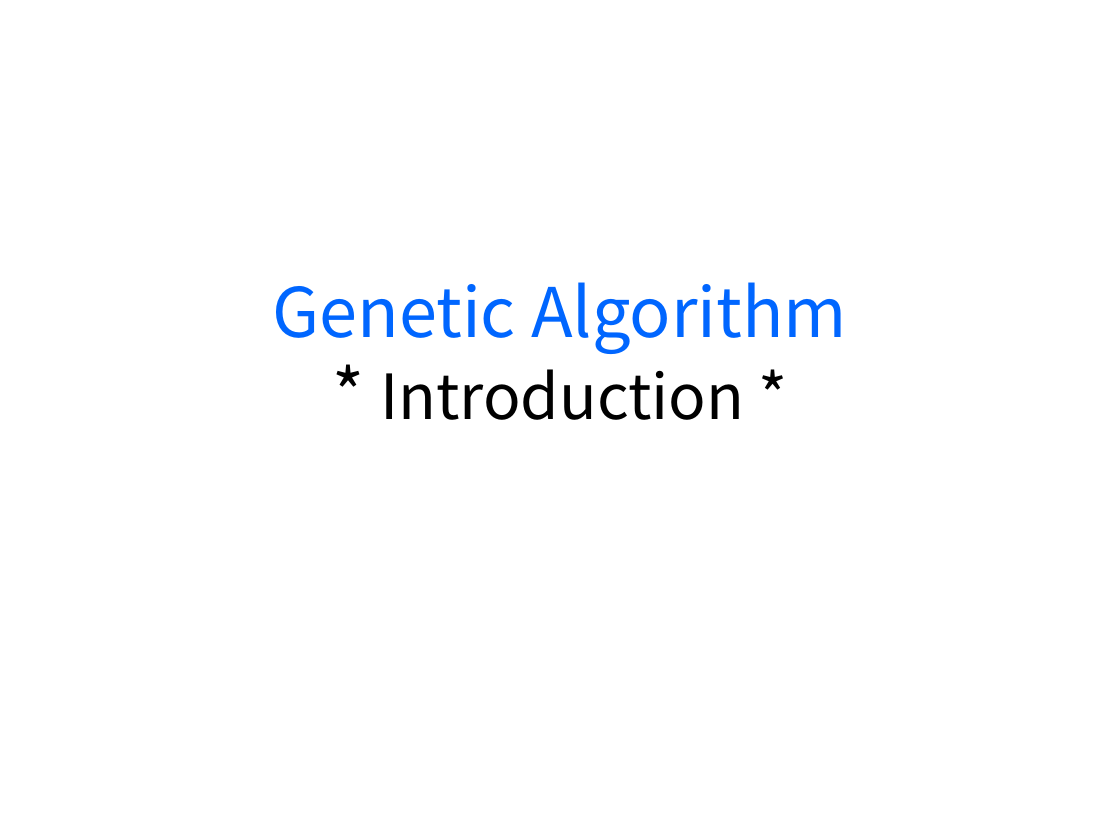
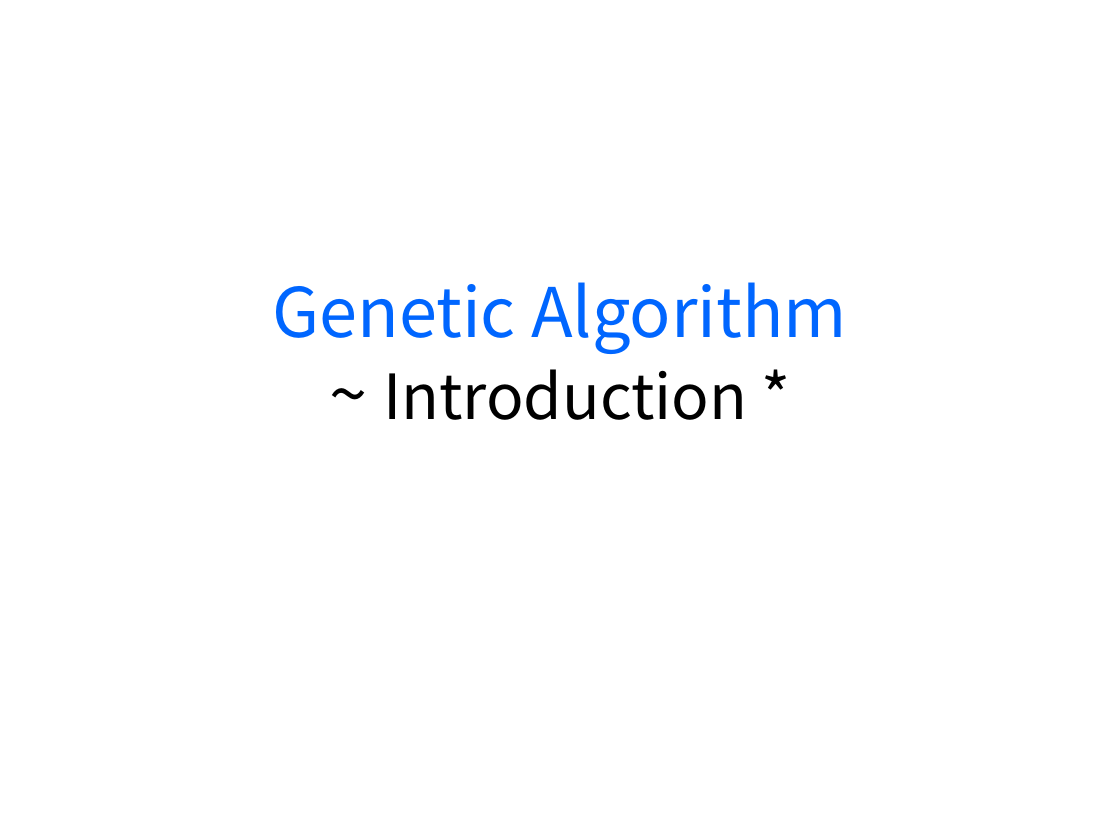
Before and after one commit to stella-Lee/GA, a slide deck: slide 1 of GA1-Introduction.pptx. Drawn at 1120x840 pixels with LibreOffice and Linux fonts; fonts in the diff are those of the drawing. Boxes give left, top, right and bottom in pixels: in the first picture for what was removed or moved away, otherwise in the second. Text is boxed around its words. In the diff, an @@ line names an element or a change of style, - is before the commit and + after.

```diff
--- a/GA1-Introduction.pptx
+++ b/GA1-Introduction.pptx
@@ title at bbox=[272, 282, 847, 420]: text changed @@
-Genetic Algorithm
-* Introduction *
+Genetic Algorithm
+~ Introduction *
```
